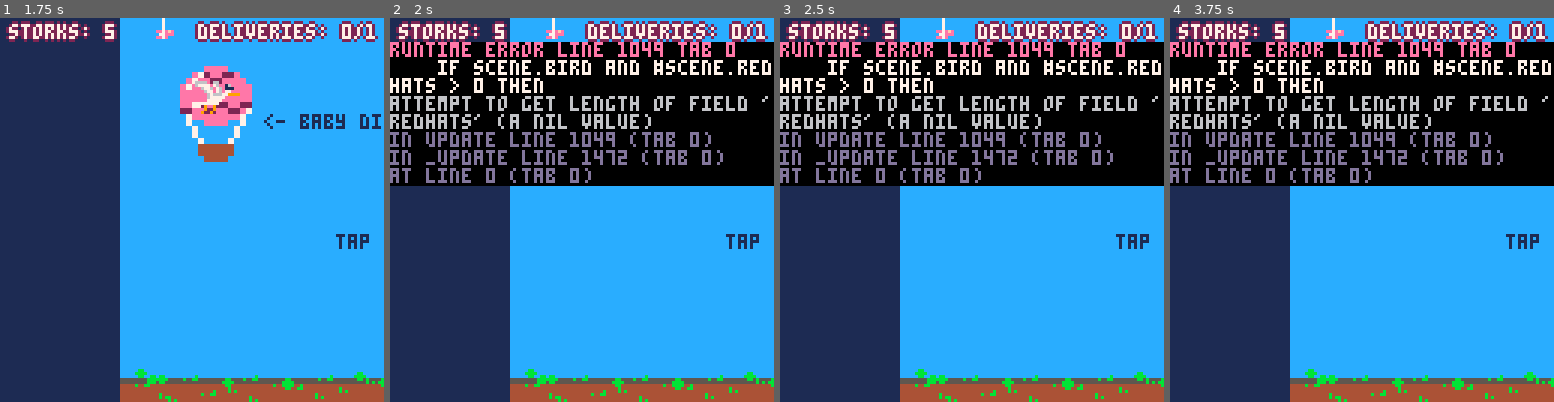
Above: before the commit, frames 1-4 (left to right).
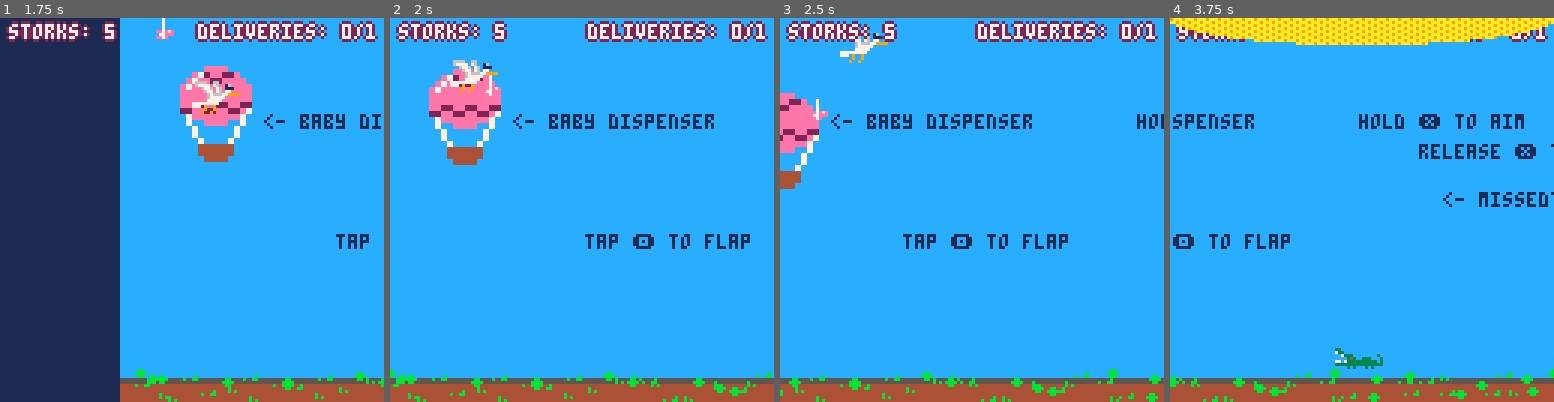
Above: after the commit, the same moments.

Repository: cheesepencil/ld53
Game: PICO-8 cartridge ld53.p8
Two runs of this game, one before a commit and one after it. Both use one fixed random seed, a clock stepped at 60 frames per second and the inputs below.
Inputs:
- Up to frame 1 (1.75 s): tap X (X key) at 0.33, 1.07 s; tap O (Z key) at 0.7, 1.7 s; hold Right from 1.6 s (still down)
- Up to frame 2 (2 s): keep holding Right; tap X (X key) at 1.85 s
- Up to frame 3 (2.5 s): release Right at 2.1 s; tap O (Z key) at 2.1 s; hold Right from 2.47 s (still down)
- Up to frame 4 (3.75 s): tap O (Z key) every 0.4 s from 2.5 to 3.7 s; tap X (X key) at 2.97 s; release Right at 3.03 s; hold Left 3.08-3.58 s

Frame 1 is identical in both runs. In frame 2, 58% of the frame differs, in the area x 0-100%, y 0-100%; in frame 3, 58%; in frame 4, 62%.
Error before the commit: runtime error line 1049 tab 0; if scene.bird and #scene.redhats > 0 then; attempt to get length of field 'redhats' (a nil value)

Commit message:
bug fixes

Diff:
--- a/99_winner.lua
+++ b/99_winner.lua
@@ -48,7 +48,7 @@
     local minutes = flr(scene.elapsed_time / 60)
     local seconds = flr(scene.elapsed_time) % 60
     print("elapsed time:", 10, y + 2, 1)
-    print(minutes .. "m " .. seconds .. "s", 32, y + 8, 1)
+    print(minutes .. "' " .. seconds .. '"', 32, y + 8, 1)
 
     fancy_text({
         text = "press 🅾️  to retry!",
--- a/scene.lua
+++ b/scene.lua
@@ -311,6 +311,7 @@
     scene.gators = make_gators(scene.bird, scene.baby, scene.cam)
     scene.balloon = make_balloon(16, 16)
     scene.sun = make_sun()
+    scene.redhats = {}
     scene.drones = {}
     scene.juice = {}
 
